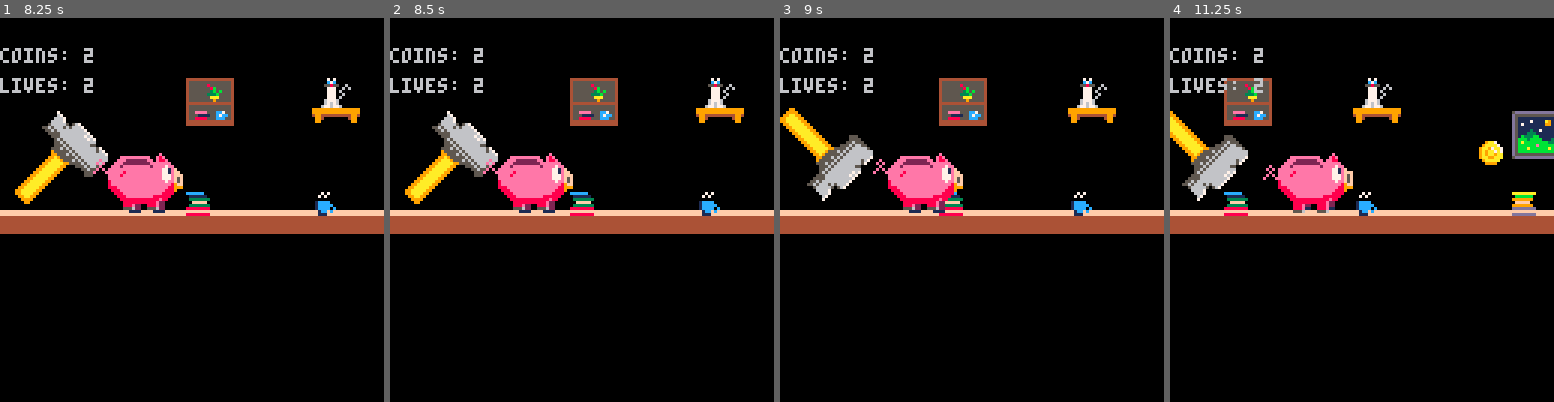
Above: before the commit, frames 1-4 (left to right).
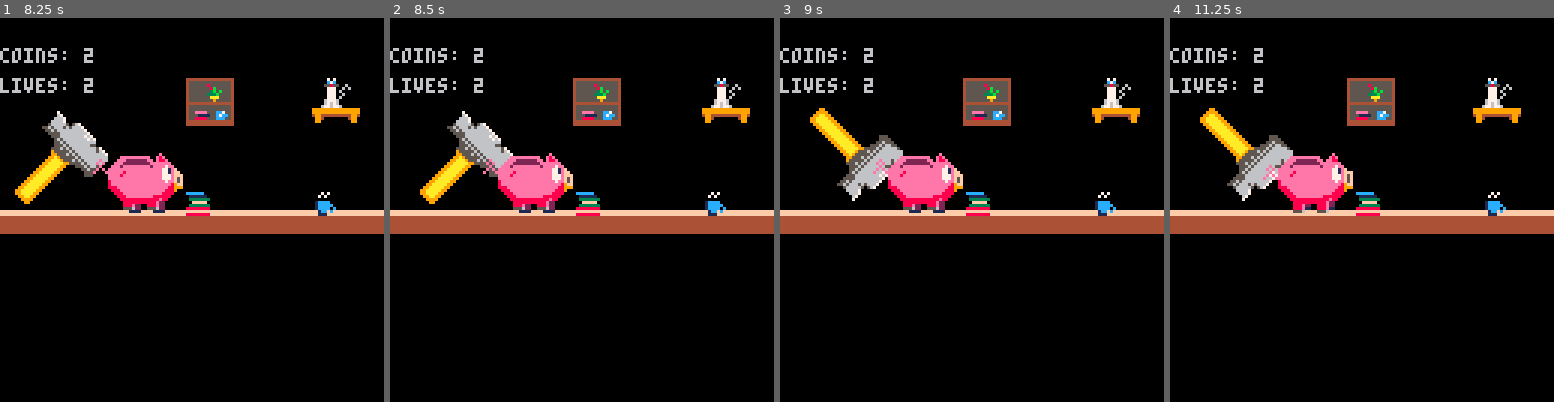
Above: after the commit, the same moments.

Repository: Houzvicka/ld44
Game: PICO-8 cartridge piggy.p8
The game is run twice, just before and just after one commit, with the same random seed, the same clock (stepped at 60 frames per second) and the same inputs.
Inputs:
- Up to frame 1 (8.25 s): tap X (X key) at 0.33, 1.07, 1.85, 2.97, 4.08, 5.2, 6.32, 7.43 s; hold Right 1.6-2.1 s; hold Up 2.15-2.42 s; hold Right 2.47-3.03 s; hold Left 3.08-3.58 s; hold Right 4.02-4.68 s; hold Up 4.73-5.03 s; hold Left 5.08-5.68 s; hold Right 6.08-6.58 s; hold Right 6.63-7.13 s; hold Up 7.18-7.45 s; hold Right 7.5-8.07 s; hold Left from 8.12 s (still down)
- Up to frame 2 (8.5 s): keep holding Left
- Up to frame 3 (9 s): tap X (X key) at 8.55 s; release Left at 8.62 s
- Up to frame 4 (11.25 s): hold Right 9.05-9.72 s; tap X (X key) at 9.67, 10.78 s; hold Up 9.77-10.07 s; hold Left 10.12-10.72 s; hold Right from 11.12 s (still down)

Frame 1 is identical in both runs. In frame 2, 4.1% of the frame differs, in the area x 3-94%, y 15-52%; in frame 3, 7.3%; in frame 4, 10%, in the area x 0-100%, y 15-52%.

Commit message:
Update piggy.p8

Diff:
--- a/piggy.p8
+++ b/piggy.p8
@@ -70,8 +70,9 @@
 end
 
 function game_end()
- bg=0
- curr_speed = 0
+ player.stuck = true
+	bg=0
+	curr_speed=0
  player.lives = 0
  game_over=true
 end
@@ -94,6 +95,7 @@
 	player.jump_height = 0
 	player.jump_alowed = true
 	player.on_ground = false
+	player.stuck = false
 end
 
 function animate_player()
@@ -122,14 +124,13 @@
  else
   player.on_ground=false
  end
-	printh(player.jump_height)
-	printh(player.dy)
-	printh(player.on_ground)
 
 	--jump
  if (btn(2)) then
   if player.jump_alowed and player.jump_height < 10 then
    player.dy-=3
+   --player.x+=0.5
+		 player.stuck = false;
    player.jump_height+=1
   elseif player.on_ground then
    player.jump_alowed = true
@@ -139,29 +140,22 @@
  end
 
  --move player right
- if btn(1) then
+ if btn(1) and not(player.stuck) then
    curr_speed=1.5 --right
    can_animate = true
 
  --move player left
- elseif btn(0) then
+ elseif btn(0) and not(player.stuck) then
    curr_speed=0.5 --left
    can_animate = false
 
- else
+ elseif not(player.stuck) then
    curr_speed=1
    can_animate = true
  end
 
- --obstacle colision
- if hit(player.x,player.y+player.dy,32,22) == 10 then
-  curr_speed=0
-  bg=0
- end
-
  --move to new position
  player.y+=player.dy
- --player.x+=1
 end
 
 function player_hit()
@@ -374,6 +368,13 @@
 
 function move_obs()
  for i in all(obstacles) do
+  	if(i.x == player.x+32)
+		 then
+		  player.stuck = true
+		  bg=0
+		  curr_speed=0
+		 else
+	 end
  	move_ob(i)
  end
 end
